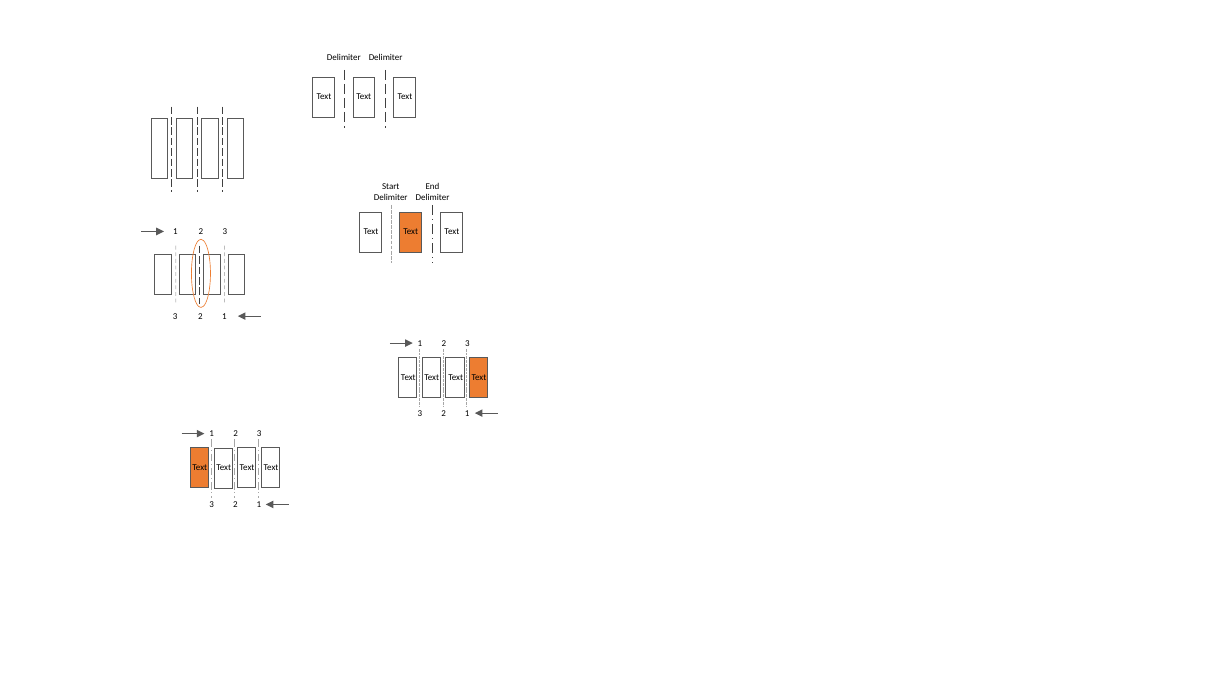
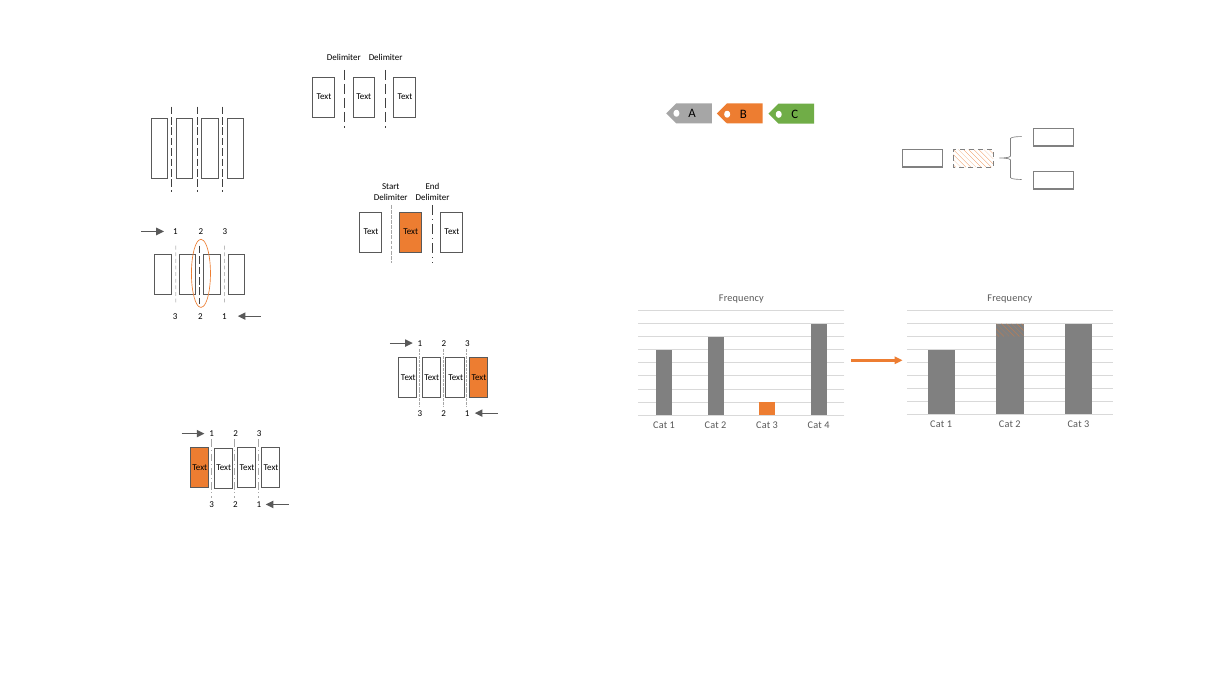
Before and after one commit to jonasrk/PrepJet, a slide deck: slide 1 of images/Pictures_Split_Position.pptx. Drawn at 1232x693 pixels with LibreOffice and Linux fonts; fonts in the diff are those of the drawing. Boxes give left, top, right and bottom in pixels: in the first picture for what was removed or moved away, otherwise in the second. Text is boxed around its words. In the diff, an @@ line names an element or a change of style, - is before the commit and + after.

```diff
--- a/images/Pictures_Split_Position.pptx
+++ b/images/Pictures_Split_Position.pptx
@@ group added at box(666, 104, 814, 124): 3 pentagon arrows, 3 ellipses, 3 texts @@
+A
+B
+C
@@ group added at box(903, 128, 1074, 189): 4 rectangles, 1 left brace @@
@@ column chart added at box(634, 281, 848, 434) @@
+title "Frequency "
+categories: Cat 1, Cat 2, Cat 3, Cat 4
+Series 1: 71, 86, 14, 100
@@ column stacked chart added at box(903, 281, 1117, 433) @@
+title "Frequency "
+categories: Cat 1, Cat 2, Cat 3
+Series 1: 71, 86, 100
+Series 2: 0, 14, 0
@@ arrow added from (852, 360) to (903, 360), #ED7D31 2 pt @@
```
Also in this commit, not shown: 1 other file.
